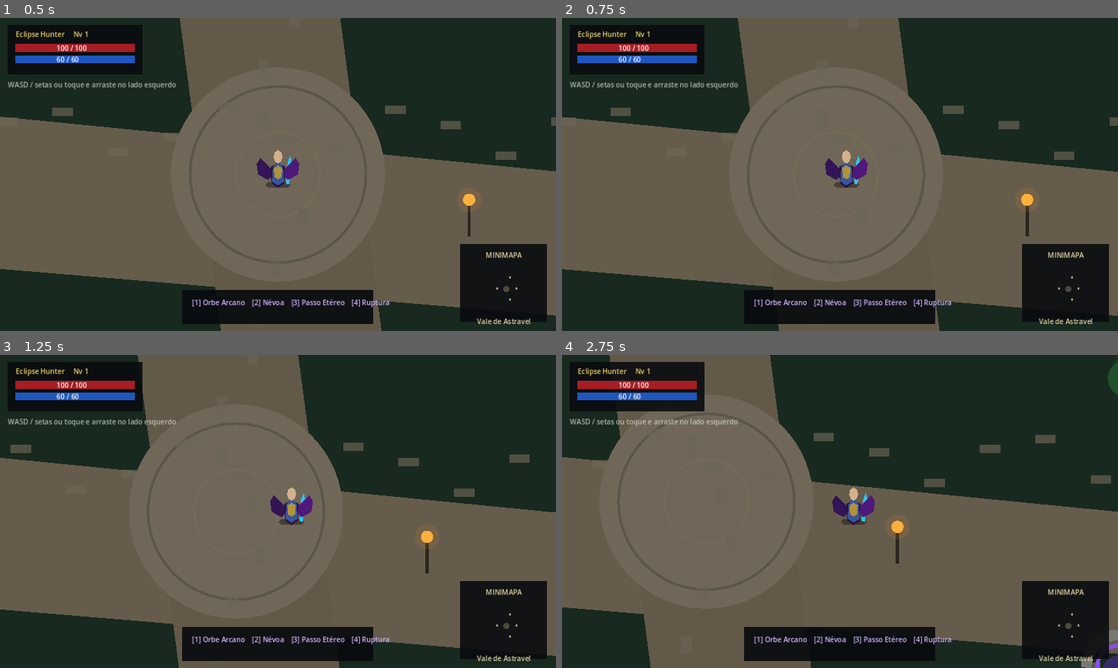
Above: before the commit, frames 1-4 (two rows, left to right).
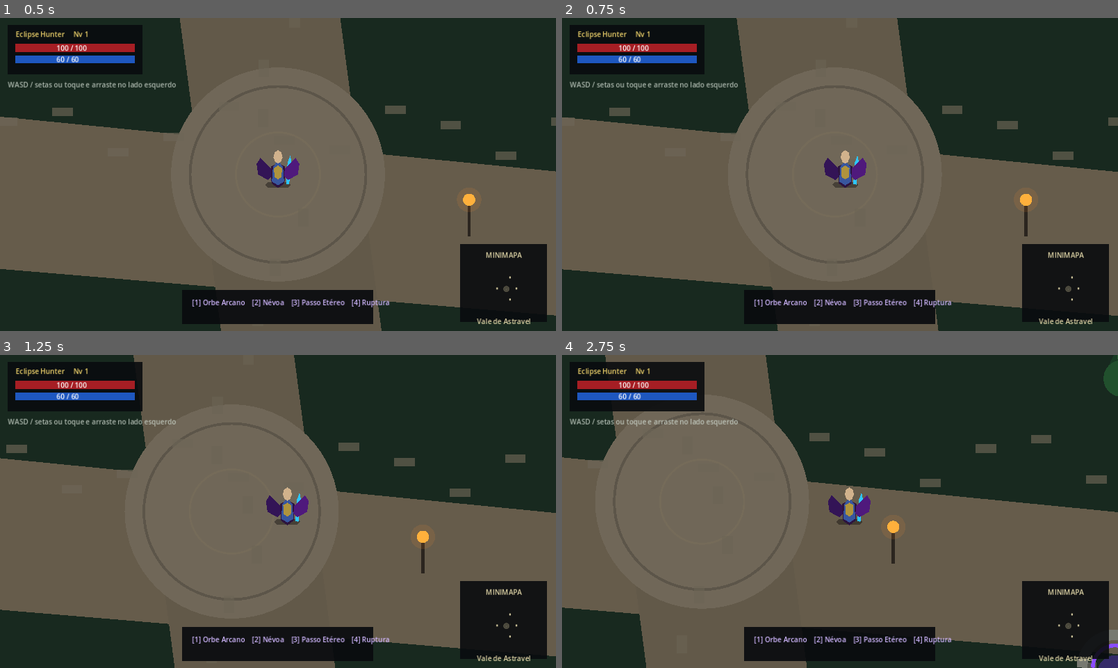
Above: after the commit, the same moments.

Repository: juniorjesusvideos-pixel/Eclipse-Realms-Godot
Game: Godot game, scene res://scenes/main.tscn
The game is run twice, just before and just after one commit, with the same random seed, the same clock (stepped at 60 frames per second) and the same inputs.
Inputs (mouse positions are in pixels of both pictures, inside the frame that each line leads up to):
- Up to frame 1 (0.5 s): no input
- Up to frame 2 (0.75 s): tap Enter at 0.5 s; move the mouse to (962, 158) at 0.52 s; hold D (move_right) from 0.53 s (still down); click (962, 158) at 0.67 s
- Up to frame 3 (1.25 s): keep holding D (move_right)
- Up to frame 4 (2.75 s): release D (move_right) at 1.25 s; drag from (728, 527) to (812, 574) at 1.27 s; move the mouse to (895, 442) at 2.02 s; hold D (move_right) from 2.03 s (still down)

Frame 1 is identical in both runs. In frame 2, 0.5% of the frame differs, in the area x 0-100%, y 0-100%; in frame 3, 1.6%; in frame 4, 1.8%.

Commit message:
fix: sync camera processing with player physics

Diff:
--- a/scenes/main.tscn
+++ b/scenes/main.tscn
@@ -60,8 +60,9 @@
 [node name="Camera2D" type="Camera2D" parent="Player"]
 enabled = true
 zoom = Vector2(0.88, 0.88)
+process_callback = 0
 position_smoothing_enabled = true
-position_smoothing_speed = 6.0
+position_smoothing_speed = 8.5
 limit_left = -2200
 limit_top = -1400
 limit_right = 2200
